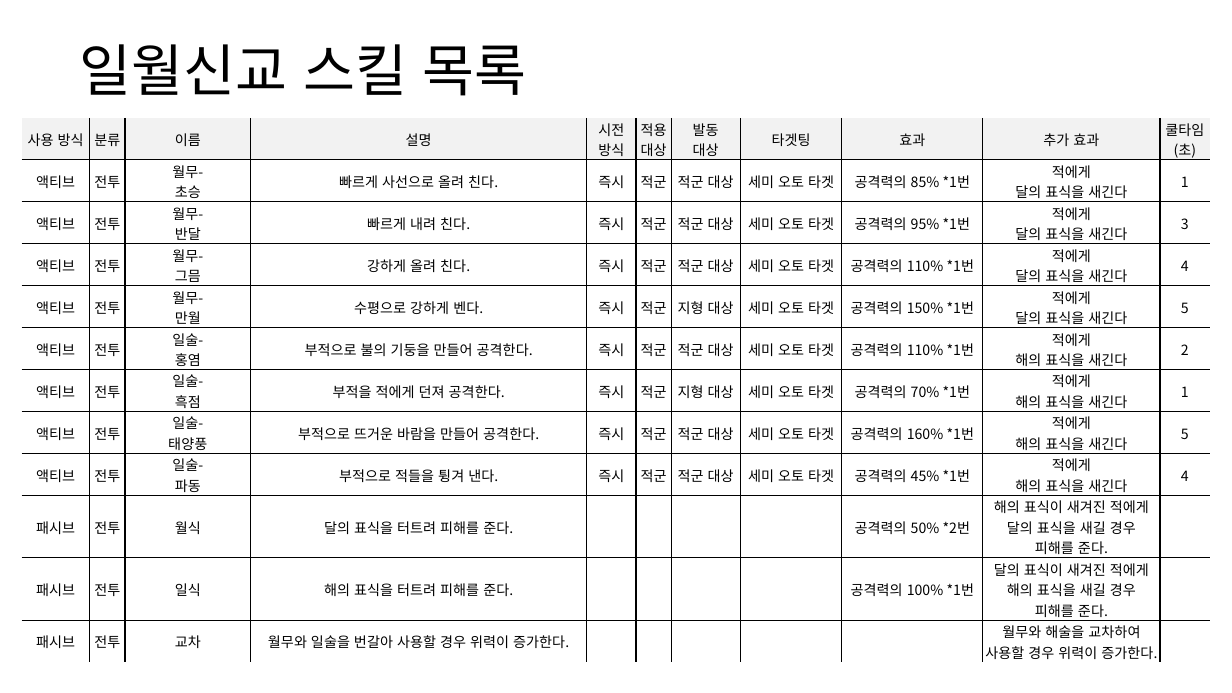
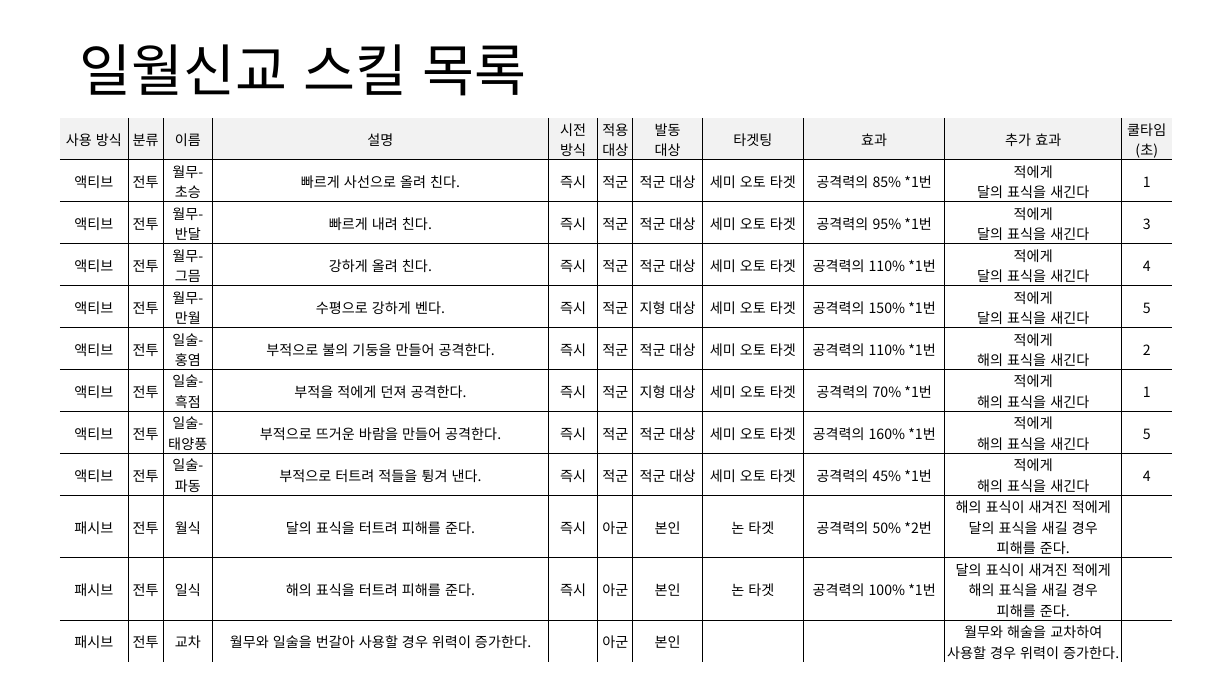
Before and after one commit to yjk0401/unityenginebasic_9th, a slide deck: slide 27 of 기획/방랑엽사전/스킬 기획서.pptx. Drawn at 1232x693 pixels with LibreOffice and Linux fonts; fonts in the diff are those of the drawing. Boxes give left, top, right and bottom in pixels: in the first picture for what was removed or moved away, otherwise in the second. Text is boxed around its words. In the diff, an @@ line names an element or a change of style, - is before the commit and + after.

```diff
--- a/기획/방랑엽사전/스킬 기획서.pptx
+++ b/기획/방랑엽사전/스킬 기획서.pptx
@@ table at (60, 118, 1173, 663) @@
-row 9, column 4: 부적으로 적들을 튕겨 낸다.
+row 9, column 4: 부적으로 터트려 적들을 튕겨 낸다.
-row 10: 패시브 | 전투 | 월식 | 달의 표식을 터트려 피해를 준다. |  |  |  |  | 공격력의 50% *2번 | 해의 표식이 새겨진 적에게 / 달의 표식을 새길 경우 / 피해를 준다. | 
+row 10: 패시브 | 전투 | 월식 | 달의 표식을 터트려 피해를 준다. | 즉시 | 아군 | 본인 | 논 타겟 | 공격력의 50% *2번 | 해의 표식이 새겨진 적에게 / 달의 표식을 새길 경우 / 피해를 준다. | 
-row 11: 패시브 | 전투 | 일식 | 해의 표식을 터트려 피해를 준다. |  |  |  |  | 공격력의 100% *1번 | 달의 표식이 새겨진 적에게 / 해의 표식을 새길 경우 / 피해를 준다. | 
+row 11: 패시브 | 전투 | 일식 | 해의 표식을 터트려 피해를 준다. | 즉시 | 아군 | 본인 | 논 타겟 | 공격력의 100% *1번 | 달의 표식이 새겨진 적에게 / 해의 표식을 새길 경우 / 피해를 준다. | 
-row 12, column 6: 
+row 12, column 6: 아군
-row 12, column 7: 
+row 12, column 7: 본인
@@ table: place and size @@
-table at (21, 118, 1211, 663)
+table at (60, 118, 1173, 663)
```
Also in this commit, not shown: 10 other slides changed, 2 slides added, 1 other file.
